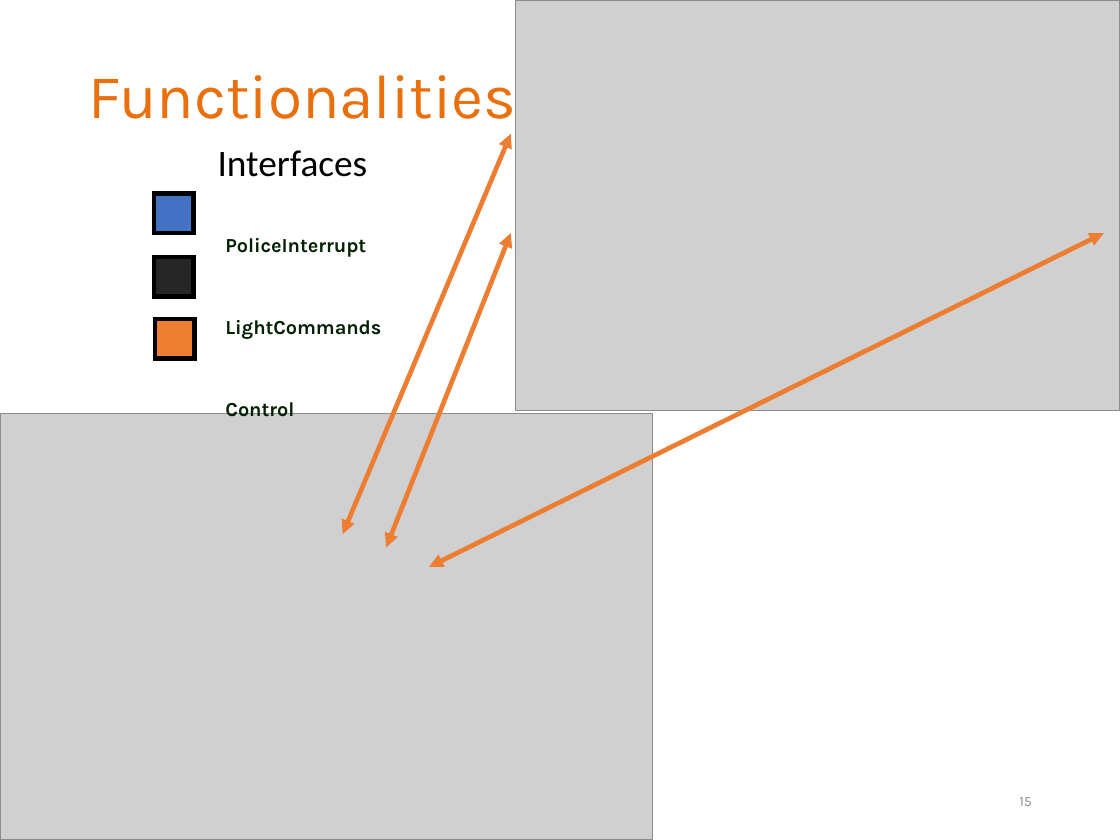
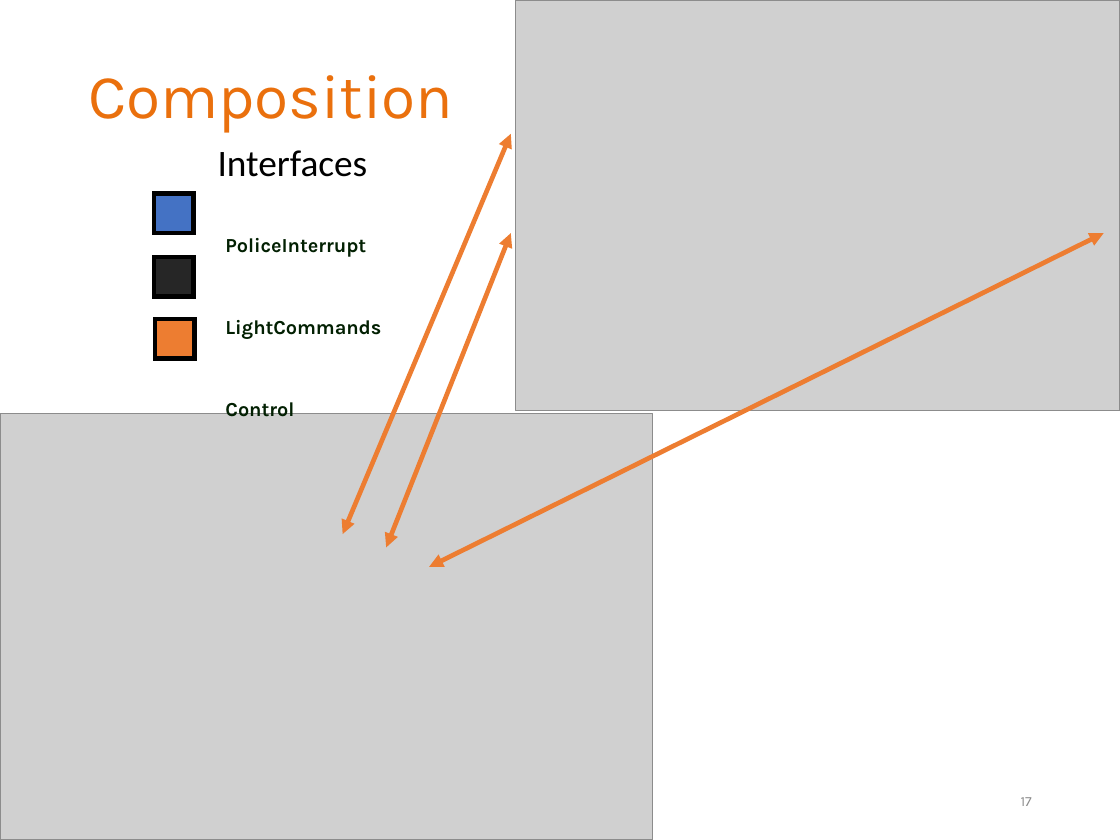
Before and after one commit to grbeni/minisymp2018, a slide deck: slide 17 of presentation/gb_mv_gamma.pptx (slide 15 before the commit). Drawn at 1120x840 pixels with LibreOffice and Linux fonts; fonts in the diff are those of the drawing; grey boxes stand for pictures; background and template pictures are left out. Boxes give left, top, right and bottom in pixels: in the first picture for what was removed or moved away, otherwise in the second. Text is boxed around its words. In the diff, an @@ line names an element or a change of style, - is before the commit and + after.

```diff
--- a/presentation/gb_mv_gamma.pptx
+++ b/presentation/gb_mv_gamma.pptx
@@ text at box(88, 75, 453, 133): text changed @@
-Functionalities
+Composition
@@ page number at box(1021, 797, 1032, 806): text changed @@
-15
+17
```
Also in this commit, not shown: 3 other slides changed, 3 slides added, 1 slide removed.
